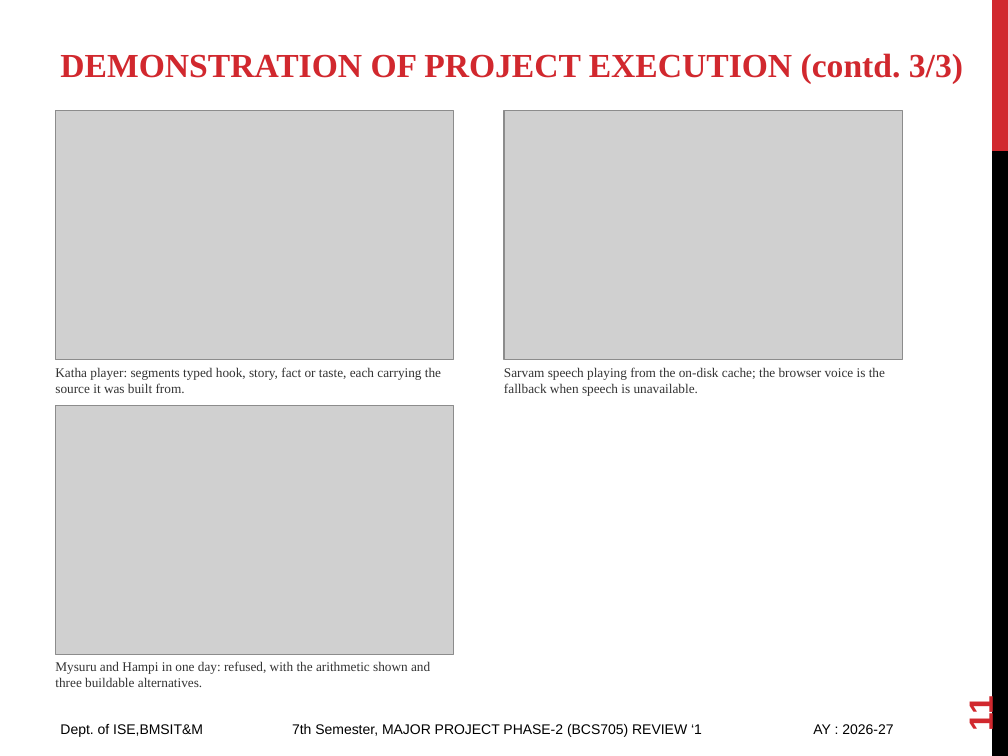
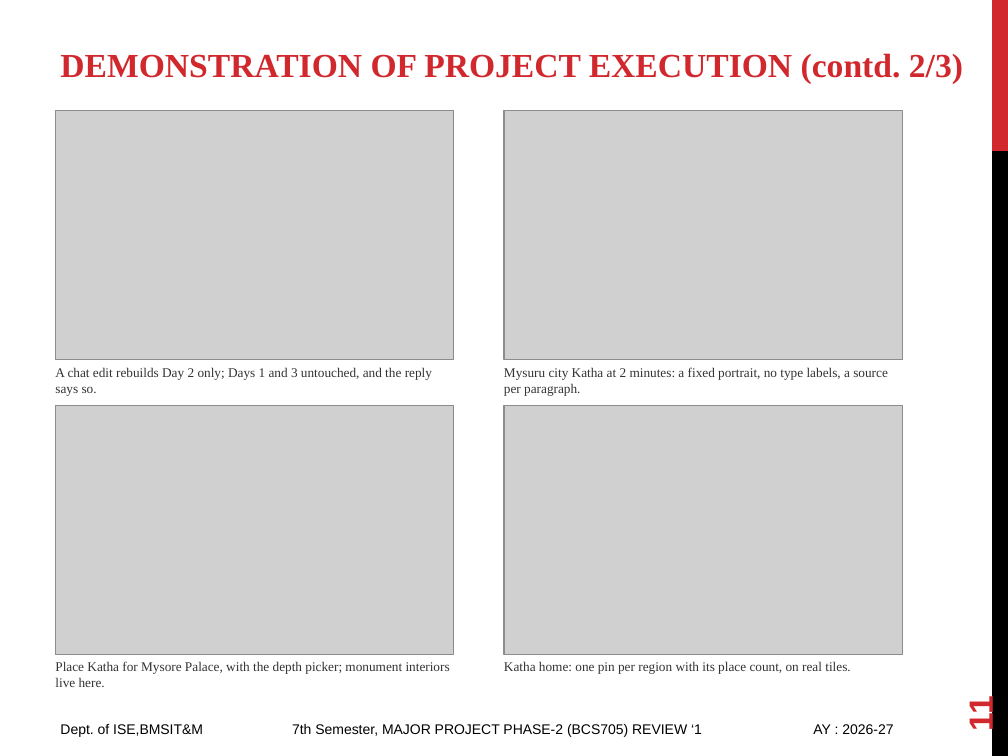
Before and after one commit to Pushkar69RS/NovaTripAI, a slide deck: slide 11 of docs/review1/Travel_Yantra_Phase2_Review1.pptx. Drawn at 1008x756 pixels with LibreOffice and Linux fonts; fonts in the diff are those of the drawing; grey boxes stand for pictures. Boxes give left, top, right and bottom in pixels: in the first picture for what was removed or moved away, otherwise in the second. Text is boxed around its words. In the diff, an @@ line names an element or a change of style, - is before the commit and + after.

```diff
--- a/docs/review1/Travel_Yantra_Phase2_Review1.pptx
+++ b/docs/review1/Travel_Yantra_Phase2_Review1.pptx
@@ title at [60, 53, 963, 84]: text changed @@
-DEMONSTRATION OF PROJECT EXECUTION (contd. 3/3)
+DEMONSTRATION OF PROJECT EXECUTION (contd. 2/3)
@@ text at [55, 367, 432, 396]: text changed @@
-Katha player: segments typed hook, story, fact or taste, each carrying the source it was built from.
+A chat edit rebuilds Day 2 only; Days 1 and 3 untouched, and the reply says so.
@@ text at [504, 367, 888, 396]: text changed @@
-Sarvam speech playing from the on-disk cache; the browser voice is the fallback when speech is unavailable.
+Mysuru city Katha at 2 minutes: a fixed portrait, no type labels, a source per paragraph.
@@ picture added at [504, 405, 902, 654] @@
@@ text at [55, 661, 450, 687]: text changed @@
-Mysuru and Hampi in one day: refused, with the arithmetic shown and three buildable alternatives.
+Place Katha for Mysore Palace, with the depth picker; monument interiors live here.
@@ text added at [504, 661, 850, 674], 9.5 pt, text #333333 @@
+Katha home: one pin per region with its place count, on real tiles.
```
Also in this commit, not shown: 10 other slides changed, 1 slide added, 9 other files.
